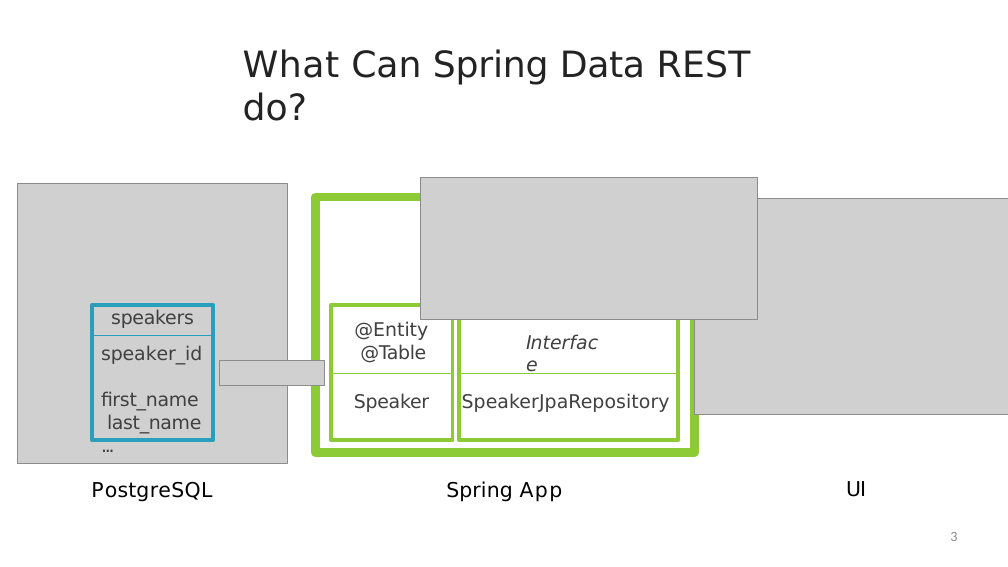
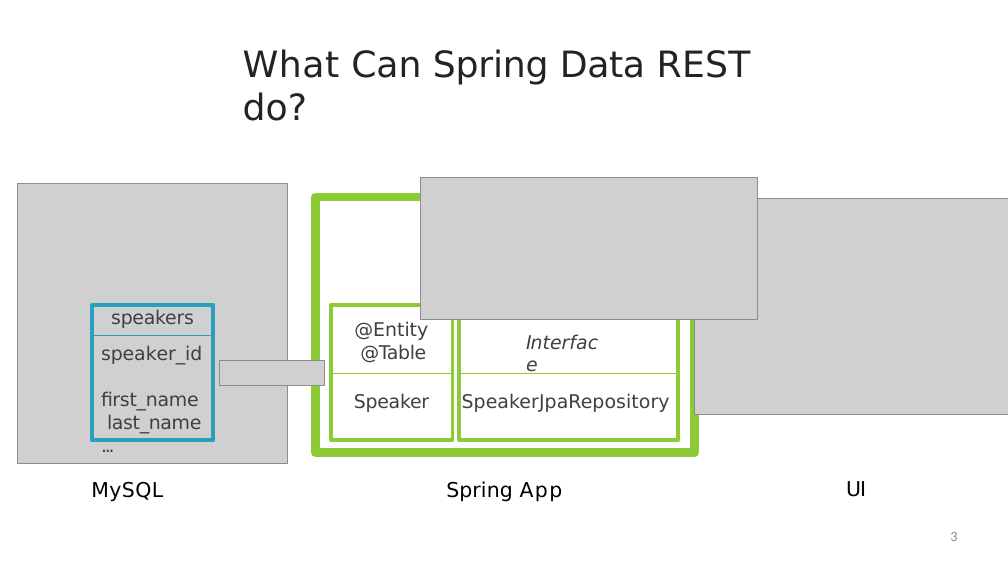
Before and after one commit to StevenJoseph19/JEE-Mulesoft, a slide deck: slide 3 of 3. Spring 5.0 (Core, MVC, REST, Data JPA, Data REST)/Day 9/Slides/2. Integrating and Using Spring Data REST in an Application/getting-started-slides.pptx. Drawn at 1008x567 pixels with LibreOffice and Linux fonts; fonts in the diff are those of the drawing; grey boxes stand for pictures. Boxes give left, top, right and bottom in pixels: in the first picture for what was removed or moved away, otherwise in the second. Text is boxed around its words. In the diff, an @@ line names an element or a change of style, - is before the commit and + after.

```diff
--- a/3. Spring 5.0 (Core, MVC, REST, Data JPA, Data REST)/Day 9/Slides/2. Integrating and Using Spring Data REST in an Application/getting-started-slides.pptx
+++ b/3. Spring 5.0 (Core, MVC, REST, Data JPA, Data REST)/Day 9/Slides/2. Integrating and Using Spring Data REST in an Application/getting-started-slides.pptx
@@ text at (x1=91, y1=481, x2=163, y2=502): text changed @@
-PostgreSQL
+MySQL
```
Also in this commit, not shown: 34 other files.
